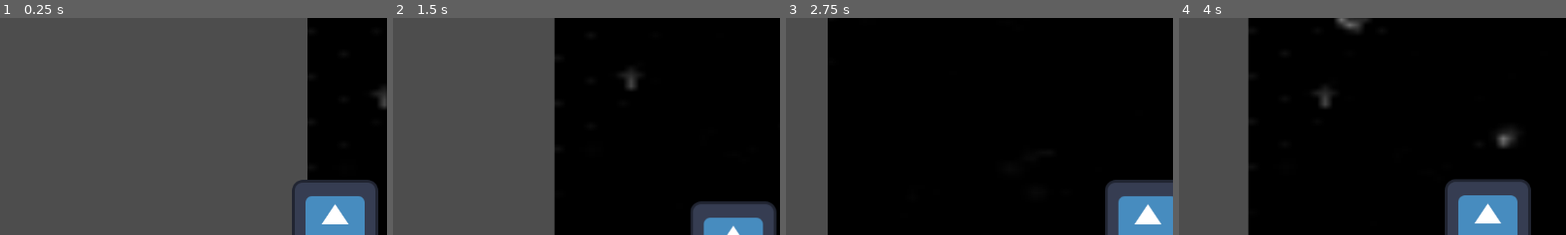
Above: before the commit, frames 1-4 (left to right).
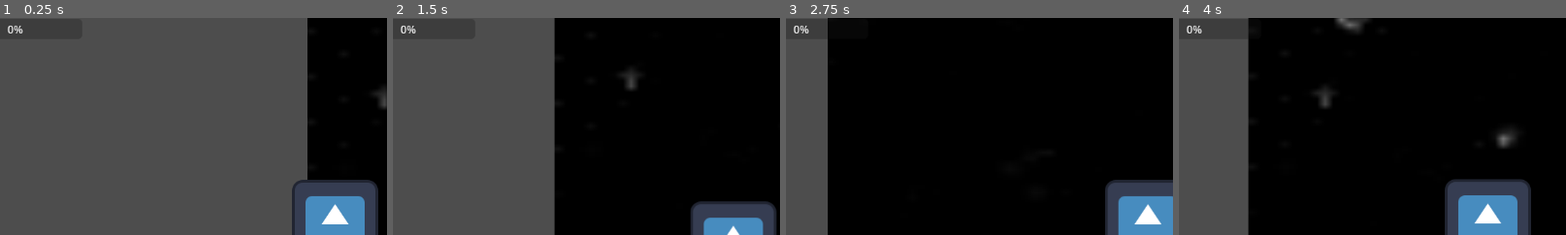
Above: after the commit, the same moments.

Repository: ProjectStarborne/Starborne
Game: Godot game, scene res://Scenes/environment.tscn
The game is run twice, just before and just after one commit, with the same random seed, the same clock (stepped at 60 frames per second) and the same inputs. The engine's default icon, where the game draws it, is replaced by a stand-in: a white triangle on a blue panel in a dark square.
Inputs:
- Up to frame 1 (0.25 s): no input
- Up to frame 2 (1.5 s): tap Enter (ui_accept) at 0.5, 1.35 s; hold D (right) 0.53-1.28 s; hold Enter (ui_accept) 0.53-1.28 s; hold S (down) from 1.28 s (still down)
- Up to frame 3 (2.75 s): tap Enter (ui_accept) at 1.52, 1.82 s; release S (down) at 2.03 s; hold D (right) from 2.03 s (still down); hold Enter (ui_accept) from 2.03 s (still down)
- Up to frame 4 (4 s): release D (right) at 2.78 s; release Enter (ui_accept) at 2.78 s; hold W (up) 2.78-3.53 s; tap Enter (ui_accept) at 2.85, 3.02, 3.32 s; hold A (left) from 3.53 s (still down); hold Enter (ui_accept) from 3.53 s (still down)
The pictures show only the part of the screen within x 7-57%, y 3-53%; the shares and areas given below are measured in that part.

The runs differ from the first frame. In frame 1, less than 0.1% of the frame differs, in the area x 2-7%, y 3-8%; in frame 2, less than 0.1%; in frame 3, less than 0.1%; in frame 4, less than 0.1%.

Commit message:
basic health implemented. needs debugging

Diff:
--- a/Scenes/environment.tscn
+++ b/Scenes/environment.tscn
@@ -13,3 +13,10 @@
 texture = ExtResource("1_p4joc")
 
 [node name="Player" parent="." instance=ExtResource("3_36mgh")]
+
+[node name="CanvasLayer" type="CanvasLayer" parent="."]
+
+[node name="HealthBar" type="ProgressBar" parent="CanvasLayer"]
+offset_top = 20.0
+offset_right = 200.0
+offset_bottom = 50.0
--- a/Scripts/player.gd
+++ b/Scripts/player.gd
@@ -1,5 +1,4 @@
 extends CharacterBody2D
-
 
 const SPEED = 300.0
 @export var friction = 500
@@ -7,23 +6,74 @@
 func _physics_process(delta: float) -> void:
 	var direction = Vector2.ZERO
 
+	if is_dead:
+		return  # Prevent movement if dead
+
 	# Get the input direction and handle the movement/deceleration.
 	# As good practice, you should replace UI actions with custom gameplay actions.
 	if Input.is_action_pressed("up"):
-		direction.y = -1
-	if Input.is_action_pressed("down"):
-		direction.y = 1
-	if Input.is_action_pressed("left"):
-		direction.x = -1
-	if Input.is_action_pressed("right"):
-		direction.x = 1
+		direction.y -= 1
+	elif Input.is_action_pressed("down"):
+		direction.y += 1
+	elif Input.is_action_pressed("left"):
+		direction.x -= 1
+	elif Input.is_action_pressed("right"):
+		direction.x += 1
 
-	if direction != Vector2.ZERO:
-		direction = direction.normalized()
-
-	velocity.x = direction.x * SPEED
-	velocity.y = direction.y * SPEED
+	direction = direction.normalized()
+	velocity = direction * SPEED
 
 
 	#print("x: ", velocity.x, " y: ", velocity.y)
 	move_and_slide()
+
+####### HEALTH #######
+# Health Variables
+@export var max_health = 100  # Maximum health for the player
+var current_health = max_health  # Current health of the player
+var health_bar  # Variable to store the health bar reference
+var is_dead = false  # Player starts alive
+
+
+func _ready() -> void:
+	# Get the health bar node (adjust the path if necessary)
+	health_bar = get_node("CanvasLayer/HealthBar")
+	health_bar.max_value = max_health
+	health_bar.value = current_health
+	print("ready was executed!")
+
+
+func take_damage(damage: int) -> void:
+	current_health -= damage
+	if current_health <= 0:
+		current_health = 0
+		game_over()  #calls a game over function when health reaches 0
+		print("Current Health:", current_health)
+	update_health_bar()  #update the health bar whenever health changes
+
+
+func update_health_bar() -> void:
+	health_bar.value = current_health
+
+
+func game_over() -> void:
+	print("Game Over!")
+	is_dead = true
+	# Respawn after 2 seconds
+	await get_tree().create_timer(2.0).timeout  # wait 2 sec before respawning
+	respawn()
+
+
+# TESTING METHOD FOR HEALTH
+func _input(event: InputEvent) -> void:
+	if event.is_action_pressed("ui_accept"):
+		print("Enter key pressed!")
+		take_damage(10)  #reduce health by 10 every time you press the enter key
+
+
+func respawn() -> void:
+	current_health = max_health  # Reset health
+	update_health_bar()  # Update the health bar back to full
+	is_dead = false  # Allow the player to move again
+	global_position = Vector2(100, 100)  # Respawn at a specific position
+	print("Respawning...")
